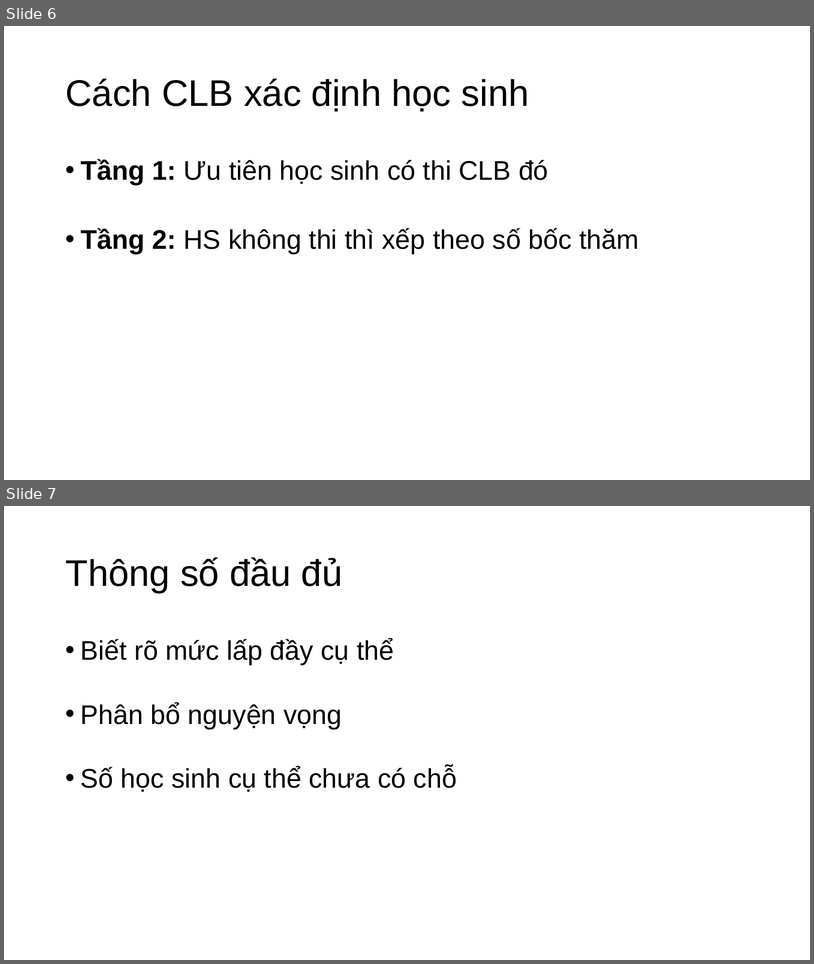
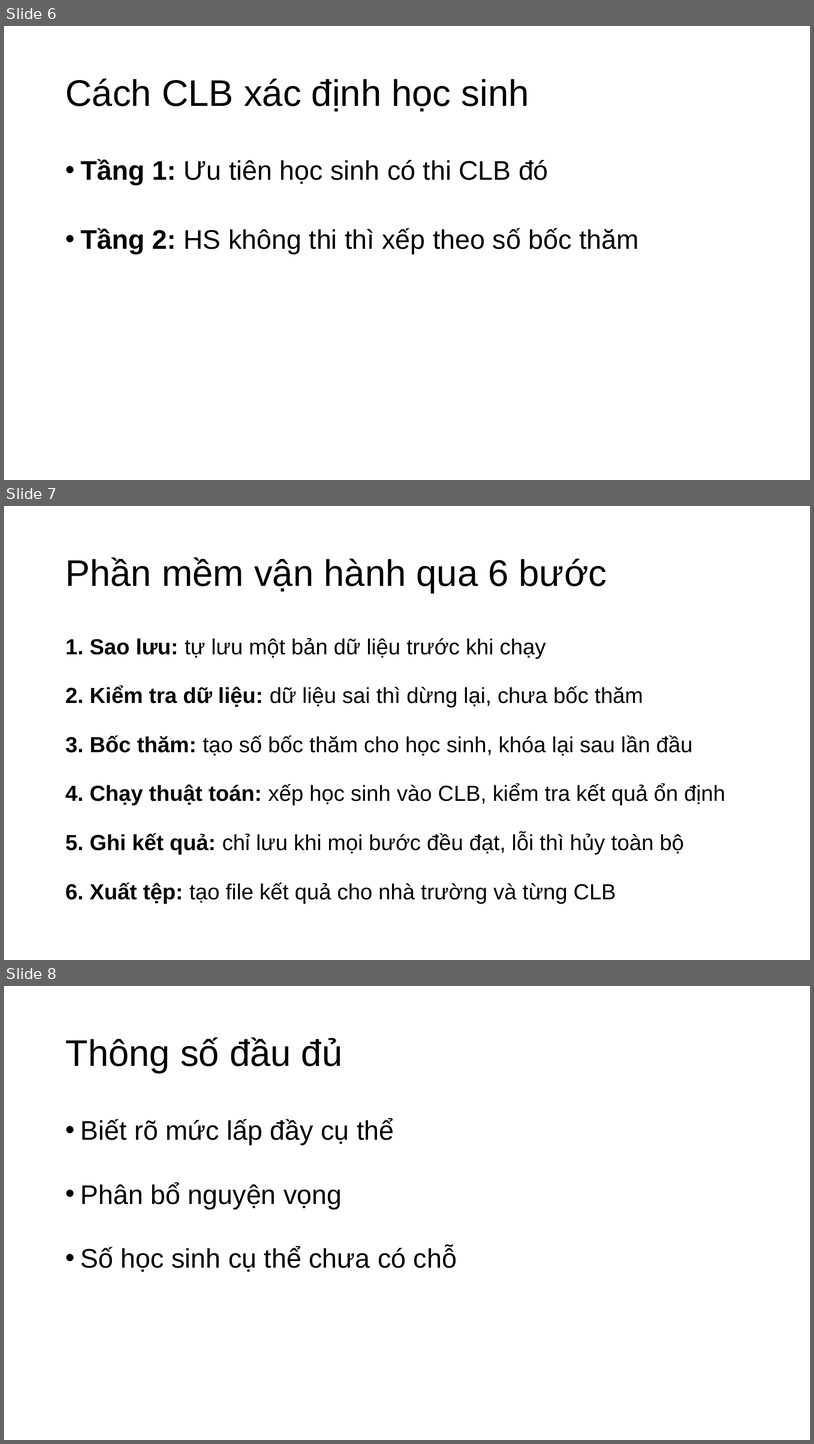
Before and after one commit to nguyenphanvantruong6969-arch/rbda-kiosk, a slide deck: THUYET_TRINH_KHKT_DA_SUA_FONT.pptx. Shown one above the other, each under a label of ours: slides 6 and 7 before the commit, slides 6, 7 and 8 after it. The pictures are 814x964 and 814x1444 pixels, drawn with LibreOffice and Linux fonts; fonts in the diff are those of the drawing. Boxes give left, top, right and bottom in pixels: in the first picture for what was removed or moved away, otherwise in the second. Text is boxed around its words. In the diff, an @@ line names an element or a change of style, - is before the commit and + after.

```diff
--- a/THUYET_TRINH_KHKT_DA_SUA_FONT.pptx
+++ b/THUYET_TRINH_KHKT_DA_SUA_FONT.pptx
@@ slide 7 added at box(4, 506, 810, 960), background #FFFFFF @@
@@ title added at box(65, 557, 608, 593), 44 pt, text #000000 @@
+Phần mềm vận hành qua 6 bước
@@ text added at box(65, 638, 726, 903), 26 pt, text #000000 @@
+1. Sao lưu: tự lưu một bản dữ liệu trước khi chạy
+2. Kiểm tra dữ liệu: dữ liệu sai thì dừng lại, chưa bốc thăm
+3. Bốc thăm: tạo số bốc thăm cho học sinh, khóa lại sau lần đầu
+4. Chạy thuật toán: xếp học sinh vào CLB, kiểm tra kết quả ổn định
+5. Ghi kết quả: chỉ lưu khi mọi bước đều đạt, lỗi thì hủy toàn bộ
+6. Xuất tệp: tạo file kết quả cho nhà trường và từng CLB
@@ what was slide 7 is now slide 8 @@
```
